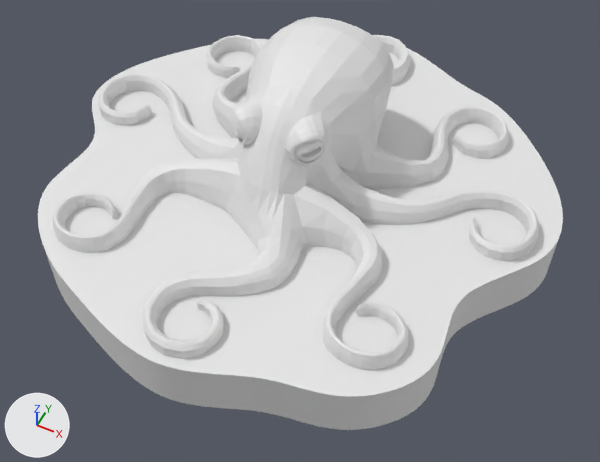
The Blender file octo-candle/octo-candle.blend, before and after one commit.
Rendered twice from a camera (50 mm lens) standing at (52.6, -103.3, 113.2) and looking at (6.1, -10.4, -3.0). Every picture has the same lights, and +X, +Y and +Z are marked at lower left.

The first picture shows 'Cylinder', 'Octopus4'.
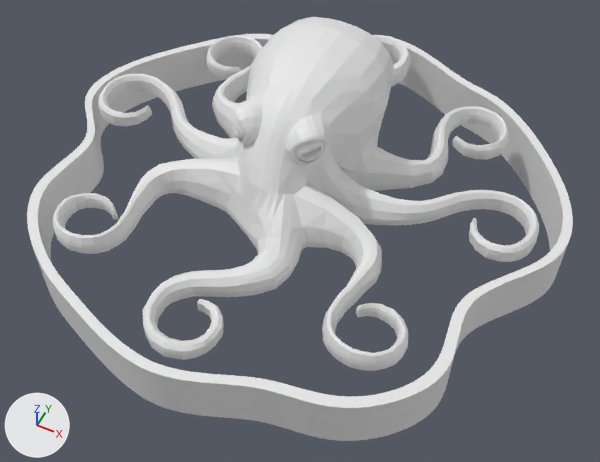
ob_lattice_001 is not drawn itself; it is used by a modifier of ob_base_001.

Pixel boxes (x1, y1, x2, y2) of what changed, in the pictures (600 x 462 px):
'Cylinder', hidden: before (38, 39, 563, 430)
'base.001', shown, added: after (27, 34, 573, 441)

Edits to the bpy script that builds the scene:
```text
Add lat_lattice_000:
    lat_lattice_000 = bpy.data.lattices.new('Lattice.000')
    lat_lattice_000.points_u = 5
    lat_lattice_000.points_v = 5
    lat_lattice_000.points.foreach_set('co_deform', [-0.526, -0.432, -0.5, -0.358, -0.386, -0.5, 0.0, -0.5, -0.5, 0.267, -0.371, -0.5, 0.5, -0.5, -0.5, -0.292, -0.15, -0.5, -0.25, -0.25, -0.5, 0.0, -0.25, -0.5, 0.25, -0.25, -0.5, 0.251, -0.239, -0.5, -0.5, 0.0, -0.5, -0.25, 0.0, -0.5, 0.0, 0.0, -0.5, 0.25, 0.0, -0.5, 0.5, 0.0, -0.5, -0.485, 0.239, -0.5, -0.25, 0.25, -0.5, 0.0, 0.25, -0.5, 0.25, 0.25, -0.5, 0.5, 0.25, -0.5, -0.446, 0.433, -0.5, -0.317, 0.239, -0.5, -0.0261, 0.533, -0.5, 0.337, 0.326, -0.5, 0.485, 0.438, -0.5, -0.526, -0.432, 0.5, -0.358, -0.386, 0.5, 0.0, -0.5, 0.5, 0.267, -0.371, 0.5, 0.5, -0.5, 0.5, -0.292, -0.15, 0.5, -0.25, -0.25, 0.5, 0.0, -0.25, 0.5, 0.25, -0.25, 0.5, 0.251, -0.239, 0.5, -0.5, 0.0, 0.5, -0.25, 0.0, 0.5, 0.0, 0.0, 0.5, 0.25, 0.0, 0.5, 0.5, 0.0, 0.5, -0.485, 0.239, 0.5, -0.25, 0.25, 0.5, 0.0, 0.25, 0.5, 0.25, 0.25, 0.5, 0.5, 0.25, 0.5, -0.446, 0.433, 0.5, -0.317, 0.239, 0.5, -0.0261, 0.533, 0.5, 0.337, 0.326, 0.5, 0.485, 0.438, 0.5])
Change ob_cylinder:
    ob_cylinder.scale: (50.8, 50.8, 5.27) -> (50.8, 50.8, 5.75)
    add ob_cylinder.hide_viewport = True
Add ob_base_001:
    ob_base_001 = bpy.data.objects.new('base.001', me_cylinder.copy())  # the mesh of ob_cylinder
    ob_base_001.location = (0.0, 0.0, -5.0)
    ob_base_001.scale = (52.6, 52.6, 5.27)
    _m = ob_base_001.modifiers.new('Lattice', 'LATTICE')
    _m.object = ob_lattice_001
    _m = ob_base_001.modifiers.new('Boolean', 'BOOLEAN')
    _m.object = ob_cylinder
    _m.solver = 'FLOAT'
Add ob_lattice_001:
    ob_lattice_001 = bpy.data.objects.new('Lattice.001', lat_lattice_000)
    ob_lattice_001.location = (0.0, 0.0, 0.0)
    ob_lattice_001.scale = (58.4, 58.4, 58.4)
```
